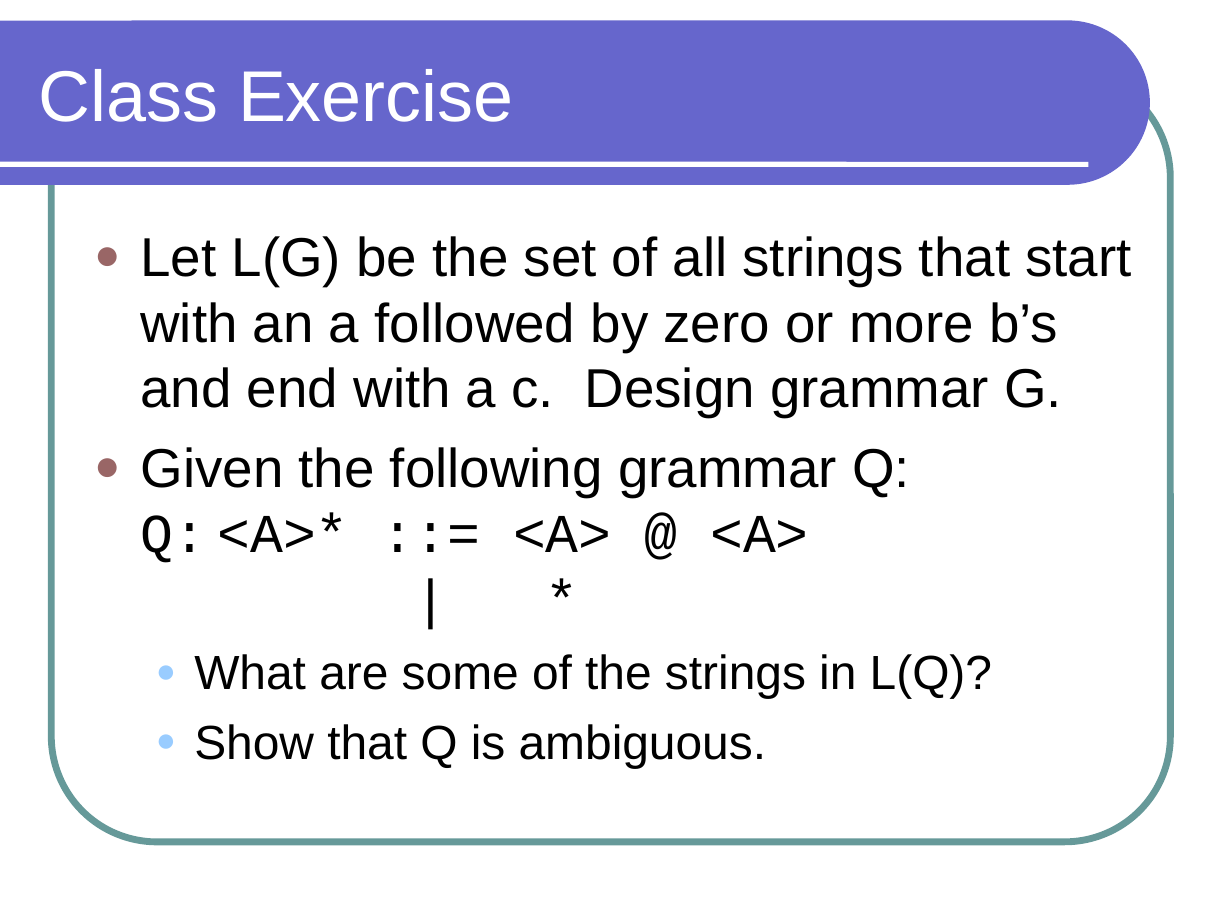
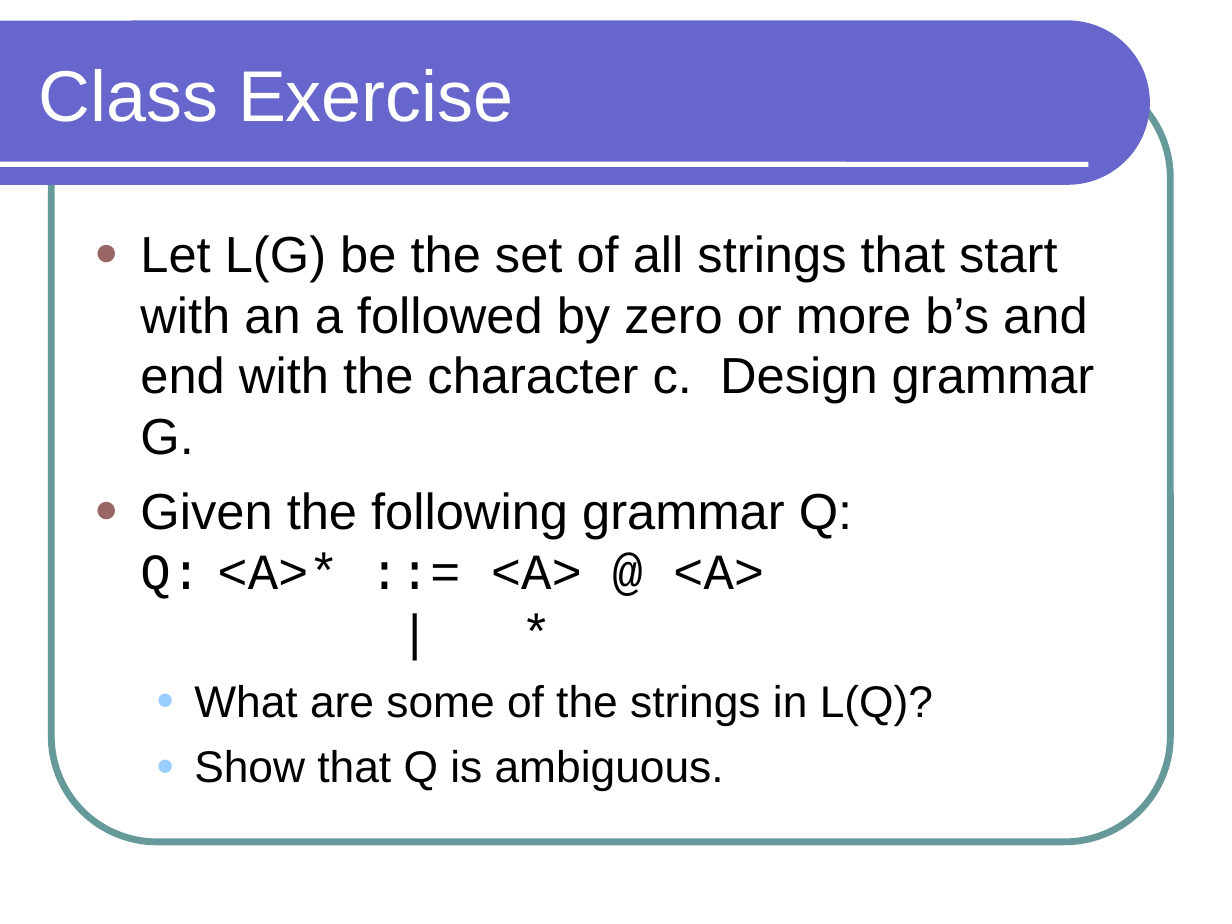
Before and after one commit to lutzhamel/CSC301, a slide deck: slide 12 of notes/csc301-ln011.ppt. Drawn at 1232x924 pixels with LibreOffice and Linux fonts; fonts in the diff are those of the drawing. Boxes give left, top, right and bottom in pixels: in the first picture for what was removed or moved away, otherwise in the second. Text is boxed around its words. In the diff, an @@ line names an element or a change of style, - is before the commit and + after.

```diff
--- a/notes/csc301-ln011.ppt
+++ b/notes/csc301-ln011.ppt
@@ text at (x1=140, y1=235, x2=1095, y2=455): text changed; size 32 to 29.6 pt @@
-● Let L(G) be the set of all strings that start with an a followed by zero or more b’s and end with a c. Design grammar G.
+● Let L(G) be the set of all strings that start with an a followed by zero or more b’s and end with the character c. Design grammar G.
@@ text at (x1=140, y1=492, x2=933, y2=790): size 32 to 29.6 pt in "Given the following grammar Q: Q: <A>* ..."; size 28 to 25.9 pt in "What are some of the strings in ...", "Show that Q is ambiguous." @@
```
Also in this commit, not shown: 1 other slide changed, 1 other file.
